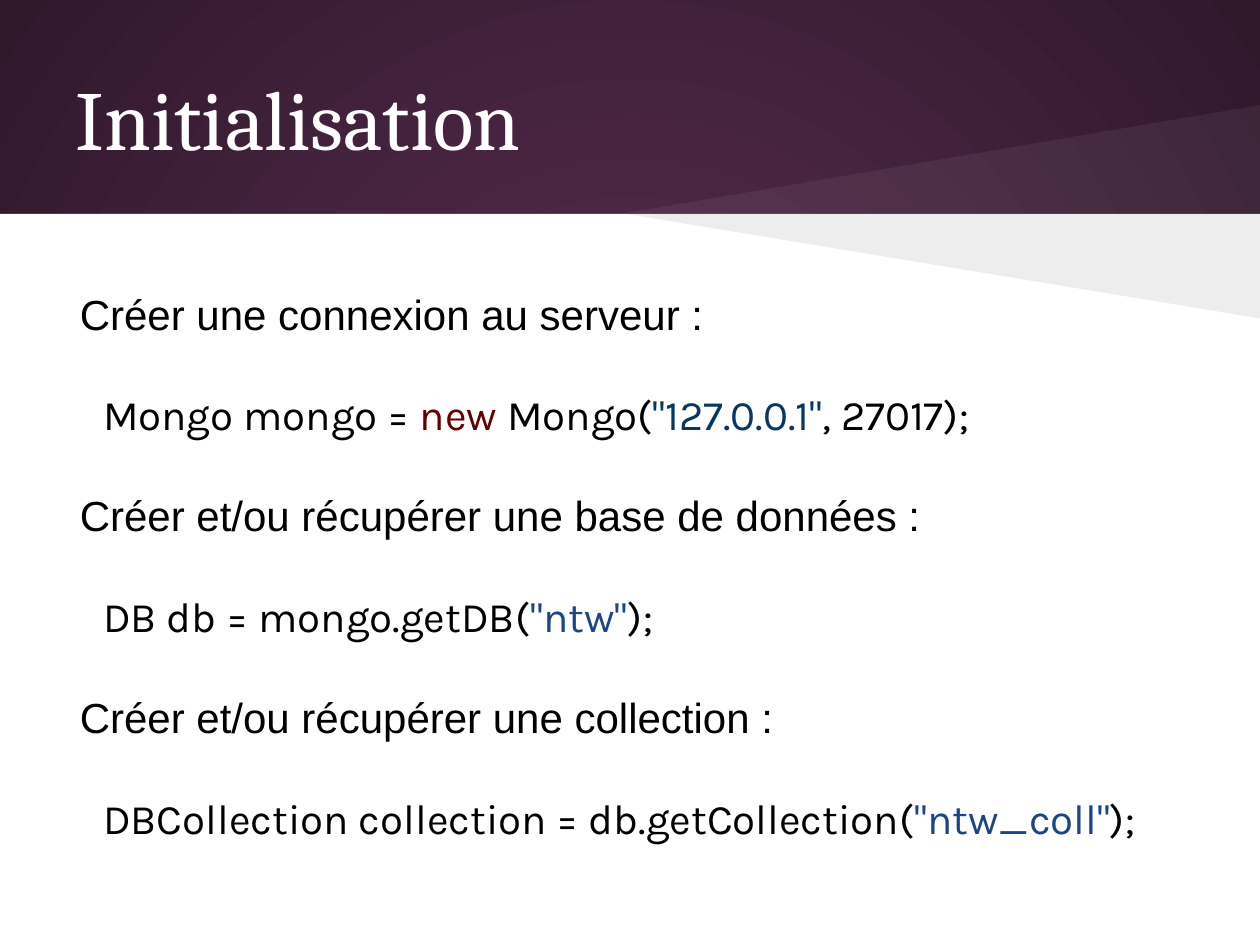
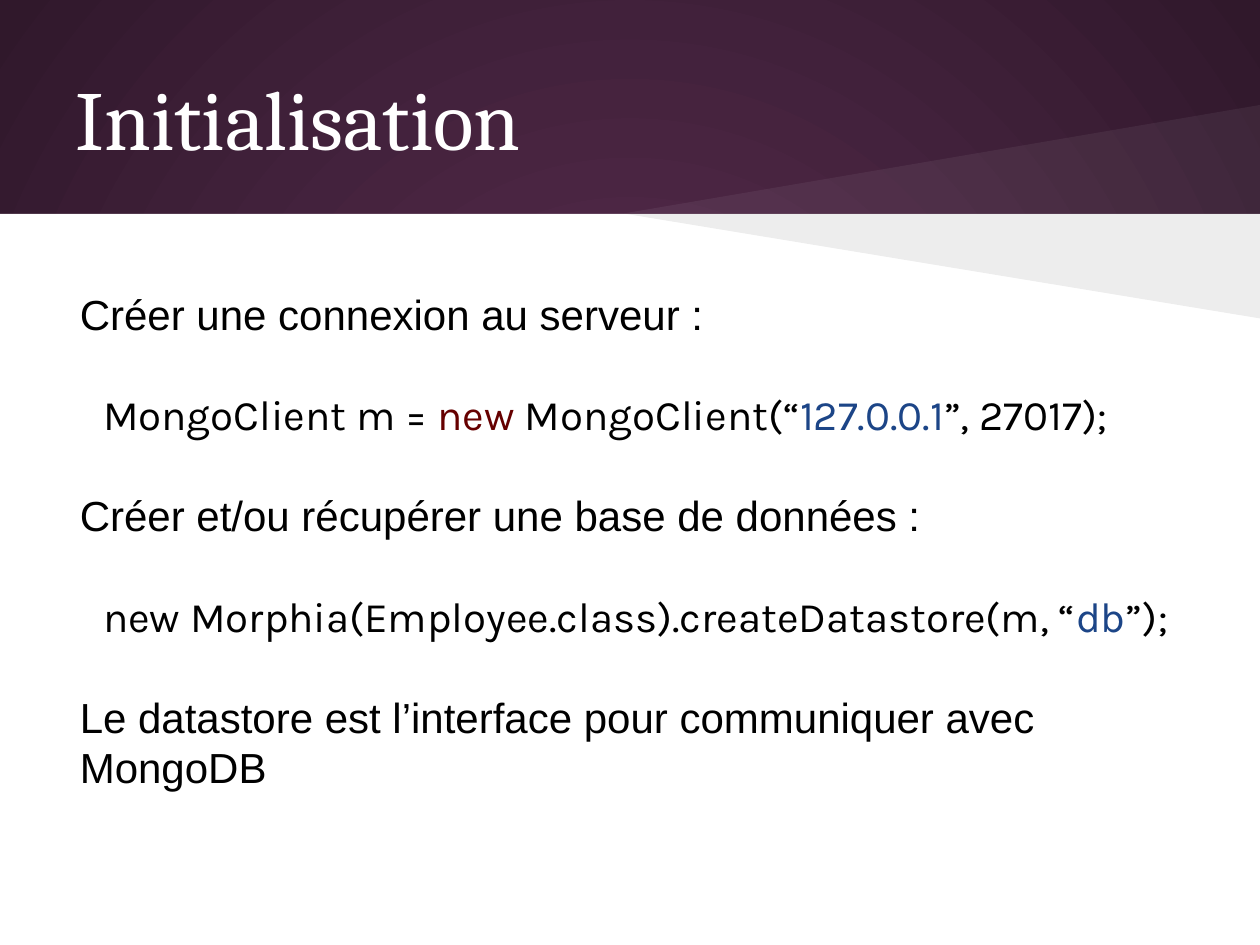
Before and after one commit to olivier-pitton/dant, a slide deck: slide 16 of mongodb/Cours_NoSQL.pptx (slide 15 before the commit). Drawn at 1260x945 pixels with LibreOffice and Linux fonts; fonts in the diff are those of the drawing. Boxes give left, top, right and bottom in pixels: in the first picture for what was removed or moved away, otherwise in the second. Text is boxed around its words. In the diff, an @@ line names an element or a change of style, - is before the commit and + after.

Commit message:
update mongodb

```diff
--- a/mongodb/Cours_NoSQL.pptx
+++ b/mongodb/Cours_NoSQL.pptx
@@ text at bbox=[103, 399, 1108, 441]: text changed @@
-Mongo mongo = new Mongo("127.0.0.1", 27017);
+MongoClient m = new MongoClient(“127.0.0.1”, 27017);
@@ text at bbox=[80, 601, 1169, 792]: text changed @@
-DB db = mongo.getDB("ntw");
-Créer et/ou récupérer une collection :
-DBCollection collection = db.getCollection("ntw_coll");
+new Morphia(Employee.class).createDatastore(m, “db”);
+Le datastore est l’interface pour communiquer avec MongoDB
```
Also in this commit, not shown: 10 other slides changed, 5 slides added, 12 slides removed, 5 other files.
